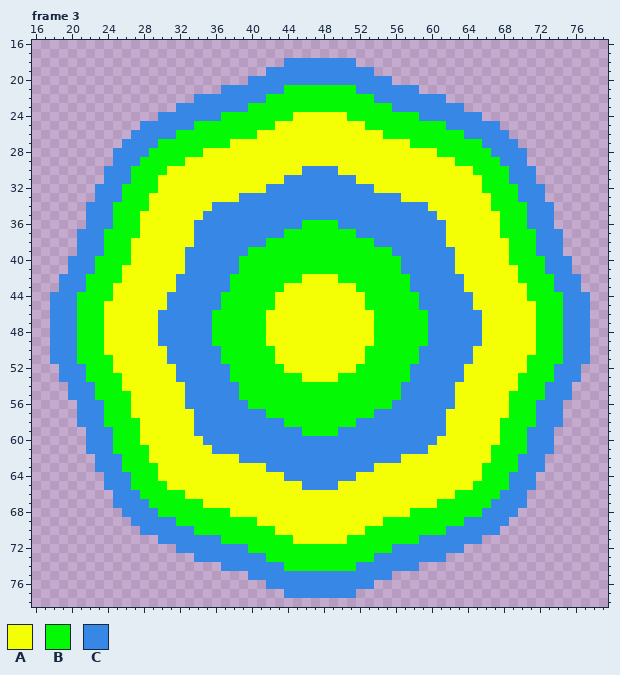
Two states of a pixel-art file, Assets/Interactable/Teleport.aseprite. The first picture shows the starting point.
96x96 pixels, 5 frames. Shown: frame 3: x 16..79, y 16..78. The commit also changed other frames, which this record leaves out.
Visible layers, top first: "Target", "Base".
Palette (. is transparent): A #f4fe04  B #04fa04  C #3787e6
Pixels before, frame 3, first column x 18:
18 ..........................CCCCCCCC..........................
19 ........................CCCCCCCCCCCC........................
20 ......................CCCCCCCCCCCCCCCC......................
21 ...................CCCCCCCBBBBBBBBCCCCCCC...................
22 ................CCCCCCCCBBBBBBBBBBBBCCCCCCCC................
23 ..............CCCCCCCCBBBBBBBBBBBBBBBBCCCCCCCC..............
24 ............CCCCCCCBBBBBBBBAAAAAABBBBBBBBCCCCCCC............
25 ..........CCCCCCBBBBBBBBBAAAAAAAAAABBBBBBBBBCCCCCC..........
26 .........CCCCCBBBBBBBBBAAAAAAAAAAAAAABBBBBBBBBCCCCC.........
27 ........CCCCBBBBBBBBAAAAAAAAAAAAAAAAAAAABBBBBBBBCCCC........
28 .......CCCCBBBBBBAAAAAAAAAAAAAAAAAAAAAAAAAABBBBBBCCCC.......
29 .......CCCBBBBBAAAAAAAAAAAAAAAAAAAAAAAAAAAAAABBBBBCCC.......
30 ......CCCBBBBAAAAAAAAAAAAAAACCCCAAAAAAAAAAAAAAABBBBCCC......
31 ......CCCBBBAAAAAAAAAAAAAACCCCCCCCAAAAAAAAAAAAAABBBCCC......
32 .....CCCBBBBAAAAAAAAAAAACCCCCCCCCCCCAAAAAAAAAAAABBBBCCC.....
33 .....CCCBBBAAAAAAAAAACCCCCCCCCCCCCCCCCCAAAAAAAAAABBBCCC.....
34 ....CCCBBBBAAAAAAACCCCCCCCCCCCCCCCCCCCCCCCAAAAAAABBBBCCC....
35 ....CCCBBBAAAAAAACCCCCCCCCCCCCCCCCCCCCCCCCCAAAAAAABBBCCC....
36 ....CCCBBBAAAAAACCCCCCCCCCCCBBBBCCCCCCCCCCCCAAAAAABBBCCC....
37 ...CCCBBBBAAAAAACCCCCCCCCCBBBBBBBBCCCCCCCCCCAAAAAABBBBCCC...
38 ...CCCBBBAAAAAAACCCCCCCCBBBBBBBBBBBBCCCCCCCCAAAAAAABBBCCC...
39 ...CCCBBBAAAAAACCCCCCCBBBBBBBBBBBBBBBBCCCCCCCAAAAAABBBCCC...
40 ..CCCBBBBAAAAAACCCCCCBBBBBBBBBBBBBBBBBBCCCCCCAAAAAABBBBCCC..
41 ..CCCBBBAAAAAAACCCCCCBBBBBBBBBBBBBBBBBBCCCCCCAAAAAAABBBCCC..
42 .CCCBBBBAAAAAACCCCCCBBBBBBBBAAAABBBBBBBBCCCCCCAAAAAABBBBCCC.
43 .CCCBBBAAAAAAACCCCCCBBBBBBAAAAAAAABBBBBBCCCCCCAAAAAAABBBCCC.
44 CCCBBBBAAAAAACCCCCCBBBBBBAAAAAAAAAABBBBBBCCCCCCAAAAAABBBBCCC
45 CCCBBBAAAAAAACCCCCCBBBBBBAAAAAAAAAABBBBBBCCCCCCAAAAAAABBBCCC
46 CCCBBBAAAAAACCCCCCBBBBBBAAAAAAAAAAAABBBBBBCCCCCCAAAAAABBBCCC
47 CCCBBBAAAAAACCCCCCBBBBBBAAAAAAAAAAAABBBBBBCCCCCCAAAAAABBBCCC
48 CCCBBBAAAAAACCCCCCBBBBBBAAAAAAAAAAAABBBBBBCCCCCCAAAAAABBBCCC
49 CCCBBBAAAAAACCCCCCBBBBBBAAAAAAAAAAAABBBBBBCCCCCCAAAAAABBBCCC
50 CCCBBBAAAAAAACCCCCCBBBBBBAAAAAAAAAABBBBBBCCCCCCAAAAAAABBBCCC
51 CCCBBBBAAAAAACCCCCCBBBBBBAAAAAAAAAABBBBBBCCCCCCAAAAAABBBBCCC
52 .CCCBBBAAAAAAACCCCCCBBBBBBAAAAAAAABBBBBBCCCCCCAAAAAAABBBCCC.
53 .CCCBBBBAAAAAACCCCCCBBBBBBBBAAAABBBBBBBBCCCCCCAAAAAABBBBCCC.
54 ..CCCBBBAAAAAAACCCCCCBBBBBBBBBBBBBBBBBBCCCCCCAAAAAAABBBCCC..
55 ..CCCBBBBAAAAAACCCCCCBBBBBBBBBBBBBBBBBBCCCCCCAAAAAABBBBCCC..
56 ...CCCBBBAAAAAACCCCCCCBBBBBBBBBBBBBBBBCCCCCCCAAAAAABBBCCC...
57 ...CCCBBBAAAAAAACCCCCCCCBBBBBBBBBBBBCCCCCCCCAAAAAAABBBCCC...
58 ...CCCBBBBAAAAAACCCCCCCCCCBBBBBBBBCCCCCCCCCCAAAAAABBBBCCC...
59 ....CCCBBBAAAAAACCCCCCCCCCCCBBBBCCCCCCCCCCCCAAAAAABBBCCC....
60 ....CCCBBBAAAAAAACCCCCCCCCCCCCCCCCCCCCCCCCCAAAAAAABBBCCC....
61 ....CCCBBBBAAAAAAACCCCCCCCCCCCCCCCCCCCCCCCAAAAAAABBBBCCC....
62 .....CCCBBBAAAAAAAAAACCCCCCCCCCCCCCCCCCAAAAAAAAAABBBCCC.....
63 .....CCCBBBBAAAAAAAAAAAACCCCCCCCCCCCAAAAAAAAAAAABBBBCCC.....
64 ......CCCBBBAAAAAAAAAAAAAACCCCCCCCAAAAAAAAAAAAAABBBCCC......
65 ......CCCBBBBAAAAAAAAAAAAAAACCCCAAAAAAAAAAAAAAABBBBCCC......
66 .......CCCBBBBBAAAAAAAAAAAAAAAAAAAAAAAAAAAAAABBBBBCCC.......
67 .......CCCCBBBBBBAAAAAAAAAAAAAAAAAAAAAAAAAABBBBBBCCCC.......
68 ........CCCCBBBBBBBBAAAAAAAAAAAAAAAAAAAABBBBBBBBCCCC........
69 .........CCCCCBBBBBBBBBAAAAAAAAAAAAAABBBBBBBBBCCCCC.........
70 ..........CCCCCCBBBBBBBBBAAAAAAAAAABBBBBBBBBCCCCCC..........
71 ............CCCCCCCBBBBBBBBAAAAAABBBBBBBBCCCCCCC............
72 ..............CCCCCCCCBBBBBBBBBBBBBBBBCCCCCCCC..............
73 ................CCCCCCCCBBBBBBBBBBBBCCCCCCCC................
74 ...................CCCCCCCBBBBBBBBCCCCCCC...................
75 ......................CCCCCCCCCCCCCCCC......................
76 ........................CCCCCCCCCCCC........................
77 ..........................CCCCCCCC..........................
Once edited:
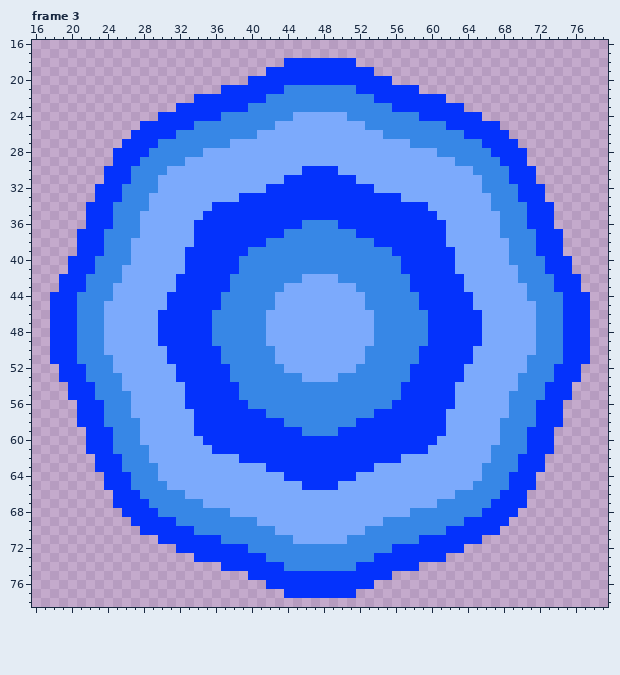
From the commit log: teleport prefab, though it doesn't transition to other scenes yet
The edit:
Colour A changes from #f4fe04 to #7caafc.
Colour B changes from #04fa04 to #3787e6.
Colour C changes from #3787e6 to #0432fc.
Pixel boxes of the changes (left, top, right, bottom) in both pictures:
changed: (50, 58, 590, 598)
